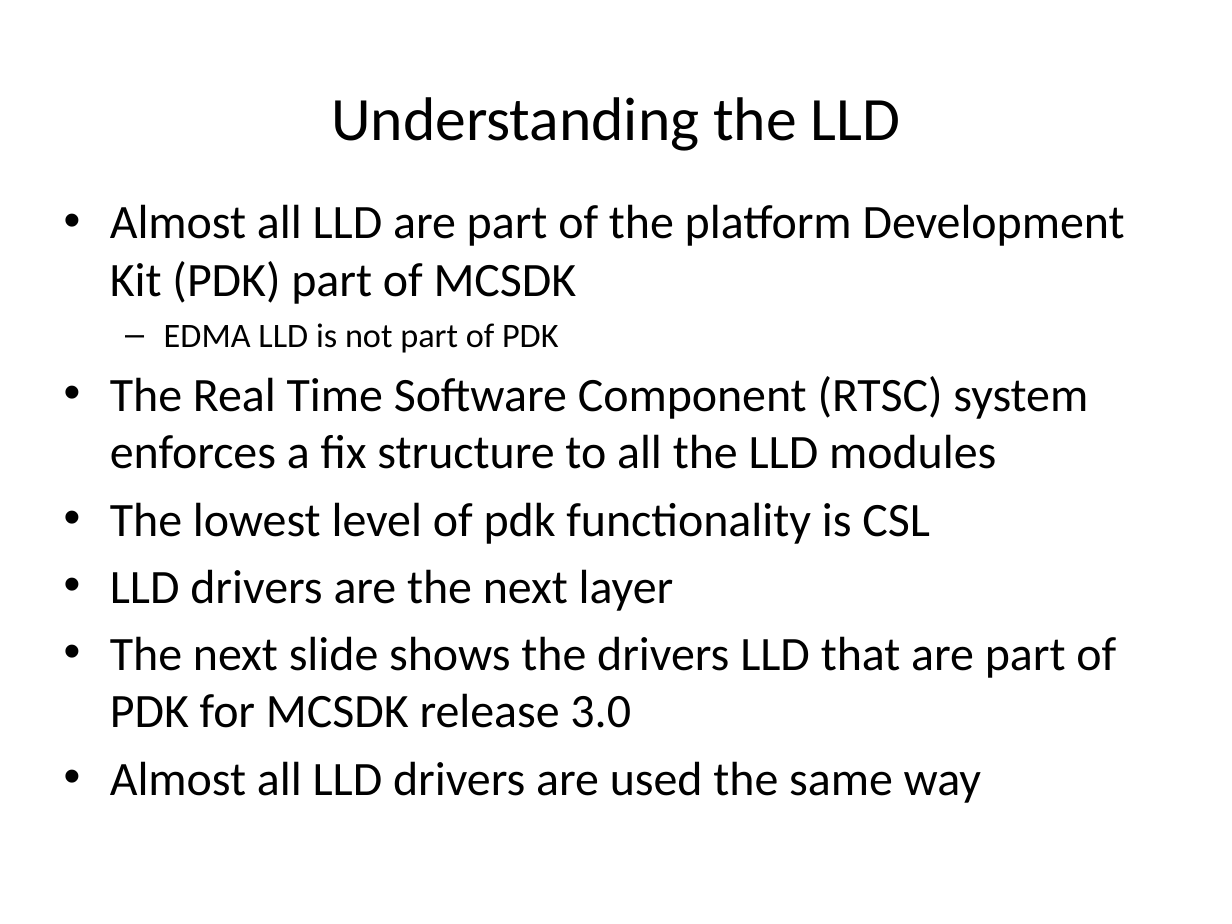
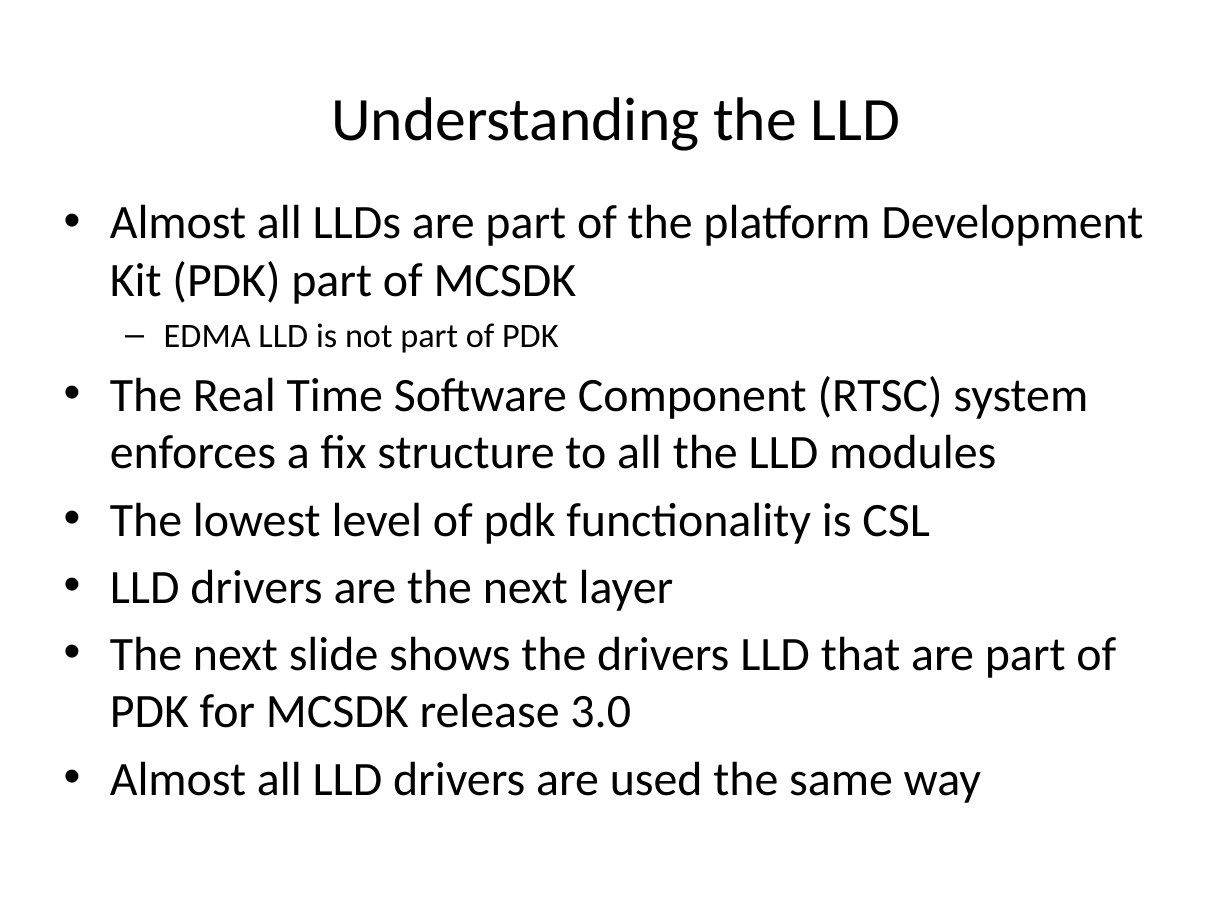
Before and after one commit to hari1989/keystone-workshop, a slide deck: slide 37 of preliminary/Working/presentations/KeyStone Peripherals Usage.pptx. Drawn at 1232x924 pixels with LibreOffice and Linux fonts; fonts in the diff are those of the drawing. Boxes give left, top, right and bottom in pixels: in the first picture for what was removed or moved away, otherwise in the second. Text is boxed around its words. In the diff, an @@ line names an element or a change of style, - is before the commit and + after.

Commit message:
Update after the mock - part 1

```diff
--- a/preliminary/Working/presentations/KeyStone Peripherals Usage.pptx
+++ b/preliminary/Working/presentations/KeyStone Peripherals Usage.pptx
@@ text at (110,204,1143,304): text changed @@
-• Almost all LLD are part of the platform Development Kit (PDK) part of MCSDK
+• Almost all LLDs are part of the platform Development Kit (PDK) part of MCSDK
```
Also in this commit, not shown: 15 other slides changed.
